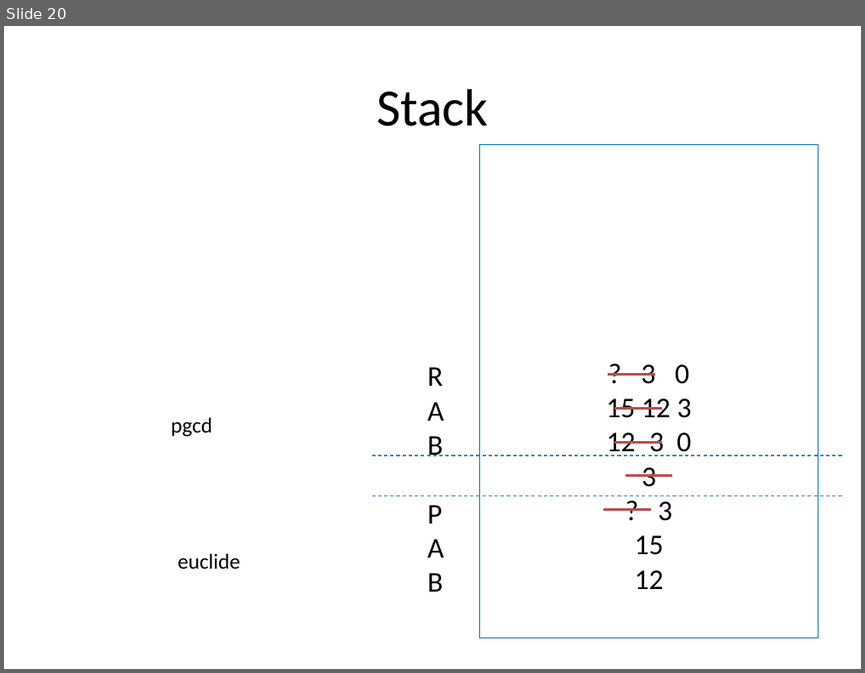
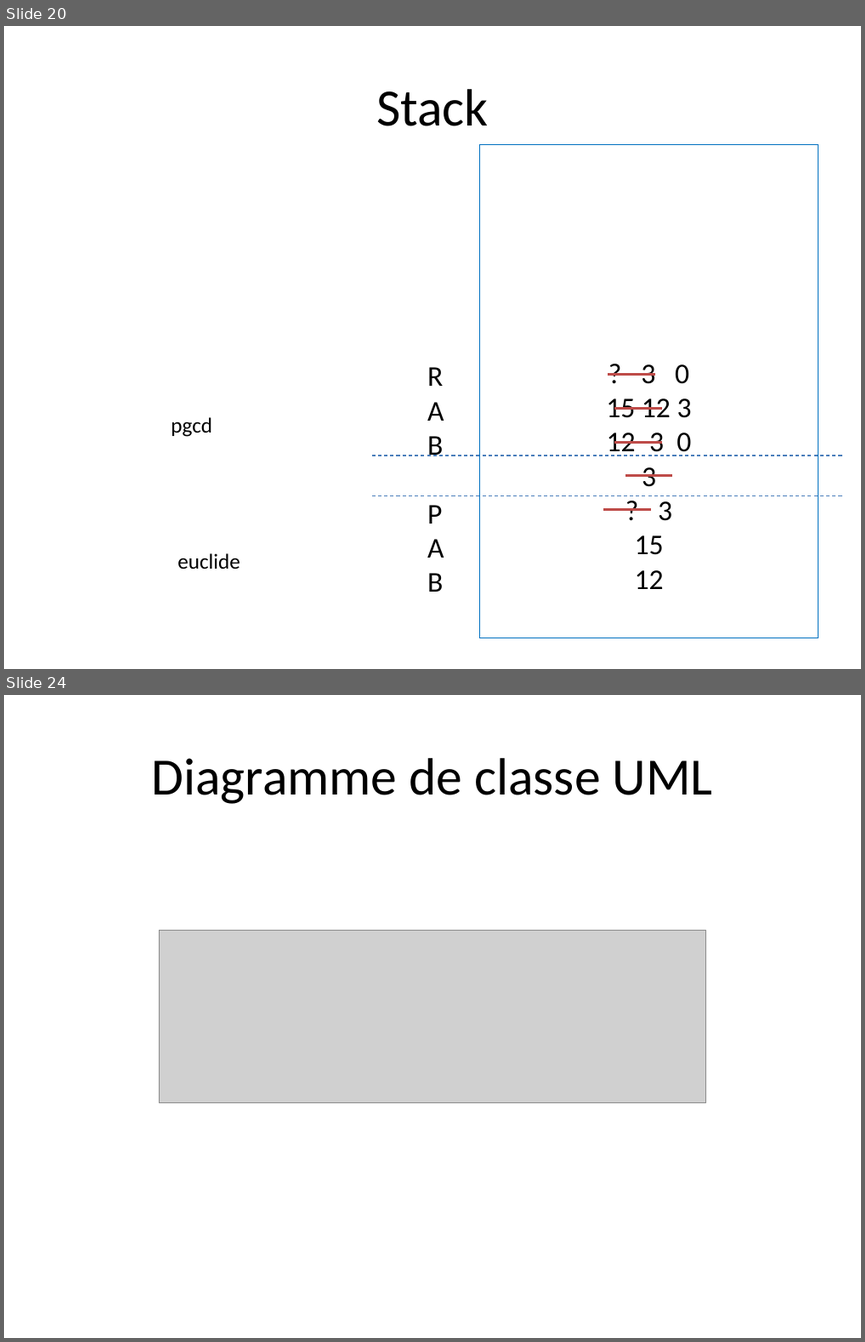
Before and after one commit to matthcol/CPP2019_07, a slide deck: CPP.pptx. Shown one above the other, each under a label of ours: slide 20 before the commit, slides 20 and 24 after it; the slides between them are not shown. The pictures are 865x673 and 865x1342 pixels, drawn with LibreOffice and Linux fonts; fonts in the diff are those of the drawing; grey boxes stand for pictures. Boxes give left, top, right and bottom in pixels: in the first picture for what was removed or moved away, otherwise in the second. Text is boxed around its words. In the diff, an @@ line names an element or a change of style, - is before the commit and + after.

```diff
--- a/CPP.pptx
+++ b/CPP.pptx
@@ slide 24 added at (4, 695, 861, 1338), background #FFFFFF @@
@@ title added at (151, 758, 713, 804), 44 pt, text #000000 @@
+Diagramme de classe UML
@@ picture added at (159, 930, 706, 1103) @@
```
Also in this commit, not shown: 4 other slides added, 1 slide removed.
